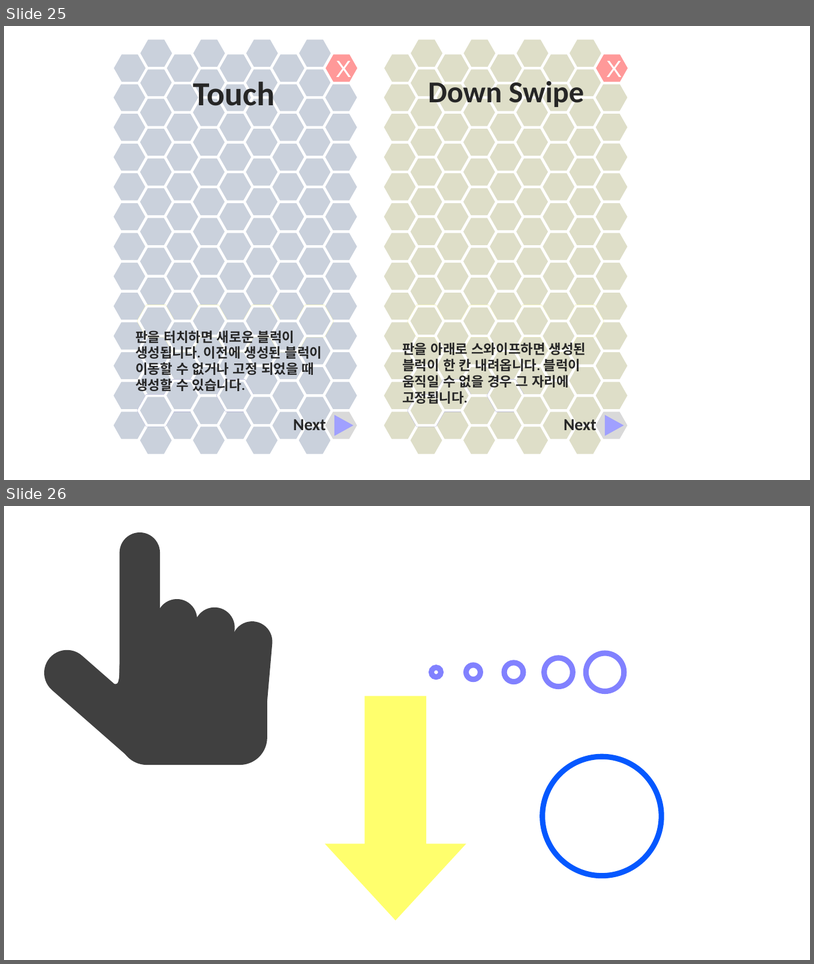
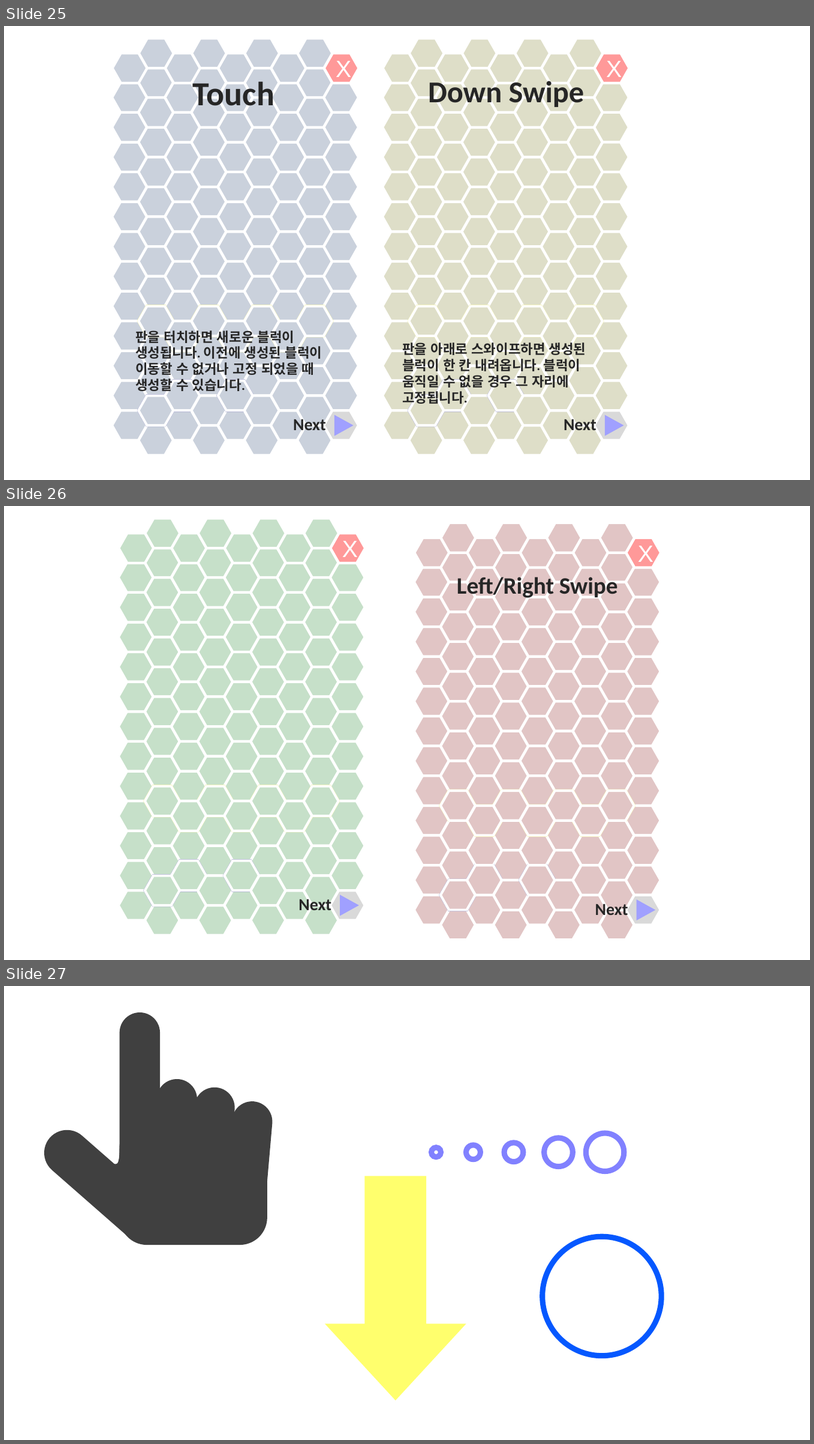
Before and after one commit to SNUGDC/Hextris, a slide deck: Hextris 아트 리소스.pptx. Shown one above the other, each under a label of ours: slides 25 and 26 before the commit, slides 25, 26 and 27 after it. The pictures are 814x964 and 814x1444 pixels, drawn with LibreOffice and Linux fonts; fonts in the diff are those of the drawing. Boxes give left, top, right and bottom in pixels: in the first picture for what was removed or moved away, otherwise in the second. Text is boxed around its words. In the diff, an @@ line names an element or a change of style, - is before the commit and + after.

```diff
--- a/Hextris 아트 리소스.pptx
+++ b/Hextris 아트 리소스.pptx
@@ slide 26 added at (4,506,810,960), background #FFFFFF @@
@@ text added at (457,574,618,600), 28 pt, text #262626, bold @@
+Left/Right Swipe
@@ group added at (119,518,366,935): 131 hexagons, 1 triangle, 1 text @@
+X
+Next
@@ group added at (414,523,662,939): 131 hexagons, 1 triangle, 1 text @@
+X
+Next
@@ what was slide 26 is now slide 27 @@
```
Also in this commit, not shown: 1 other file.
